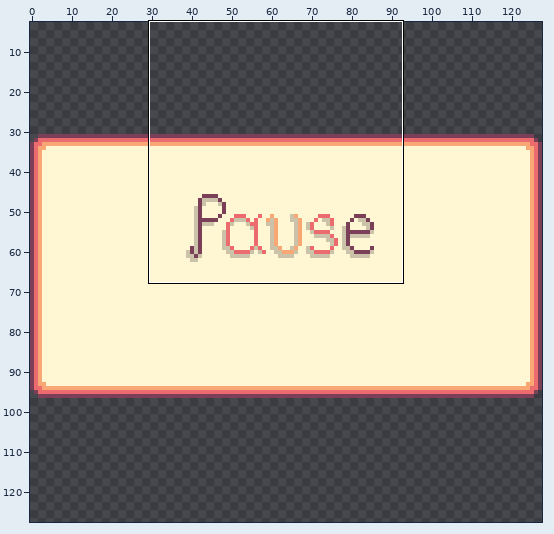
One commit to this pixel-art file: Assets/Scenes/Part 3 UI Testing/UI elements/Pause_UI.aseprite. The picture above shows the old version from afar; the outline marks the close-up.
Close-up. The starting point:
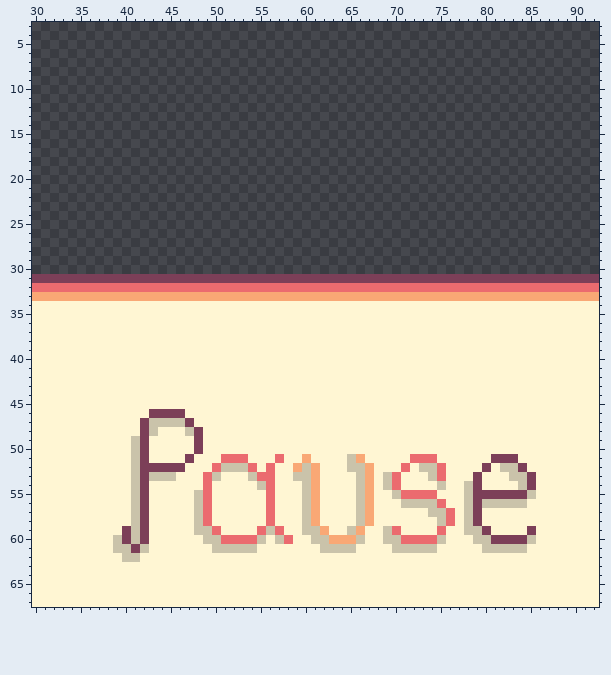
128x128 pixels, 1 frame. Shown: x 30..92, y 3..67. The wide view leaves out empty margins. The commit also changed other parts of the picture, which this record leaves out.
After the commit:
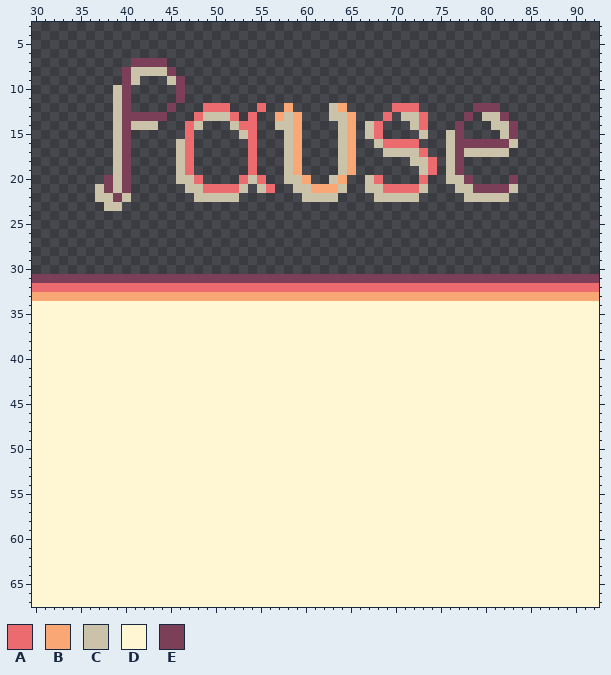
Palette (. is transparent): A #eb6b6f  B #f9a875  C #cac3aa  D #fff6d3  E #7c3f58
From old to new:
layer "Layer 3" added
Changed rows in their new state; - is an unchanged pixel.
Layer "Layer 3":
first column x 37:
 7 ----EEEE---------------------------------------
 8 ---ECCCCE--------------------------------------
 9 ---EC---CE-------------------------------------
10 --CE-----E-------------------------------------
11 --CE-----E-------------------------------------
12 --CE----E---AAA---A--B----CB-----AAA------EEE--
13 --CEEEEE---ACCCA-A--BCB---CCB---A-CCA----E-CCE-
14 --CECCC---AC---CAA--CCB----CB-CA---CA---E---CCE
15 --CE------A-----CA---CB----CB-CA----C--CE----CE
16 --CE-----CA------A---CB----CB--CAAAA---CEEEEEEC
17 --CE-----CA------A---CB----CB---CCCCA--CECCCCC-
18 --CE-----CA------A---CB----CB------CCA-CE------
19 --CE-----CA------A---CB----CB-------CA-CE------
20 -ECE-----CCA----ACA--CCB--CB--CA----A--CCE----E
21 CECE------CCAAAAC-CA--CCBBBC--CCAAAAC---CCEEEEC
22 CCEC-------CCCCC-------CCCC----CCCCC-----CCCCC-
23 -CC--------------------------------------------
first column x 39:
46 ----DDDD---------------------------------------
47 ---DDDDDD--------------------------------------
48 ---DD---DD-------------------------------------
49 --DD-----D-------------------------------------
50 --DD-----D-------------------------------------
51 --DD----D---DDD---D--D----DD-----DDD------DDD--
52 --DDDDDD---DDDDD-D--DDD---DDD---D-DDD----D-DDD-
53 --DDDDD---DD---DDD--DDD----DD-DD---DD---D---DDD
54 --DD------D-----DD---DD----DD-DD----D--DD----DD
55 --DD-----DD------D---DD----DD--DDDDD---DDDDDDDD
56 --DD-----DD------D---DD----DD---DDDDD--DDDDDDD-
57 --DD-----DD------D---DD----DD------DDD-DD------
58 --DD-----DD------D---DD----DD-------DD-DD------
59 -DDD-----DDD----DDD--DDD--DD--DD----D--DDD----D
60 DDDD------DDDDDDD-DD--DDDDDD--DDDDDDD---DDDDDDD
61 DDDD-------DDDDD-------DDDD----DDDDD-----DDDDD-
62 -DD--------------------------------------------
